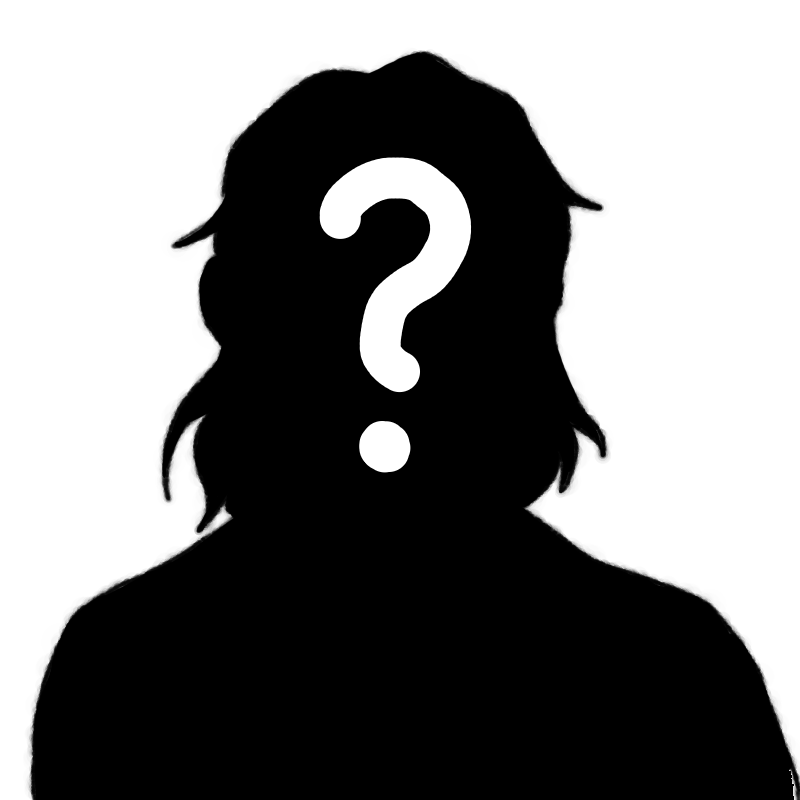
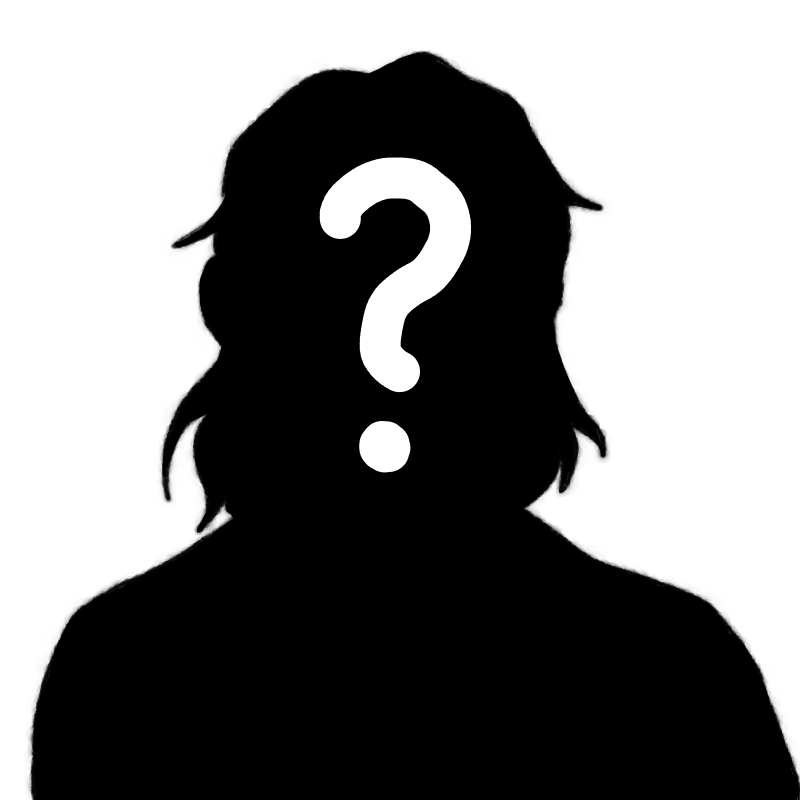
Layer changes from the first 800×800 image to the second:
painted on "Calque de dessin 4" over left=190, top=231, right=799, bottom=800
